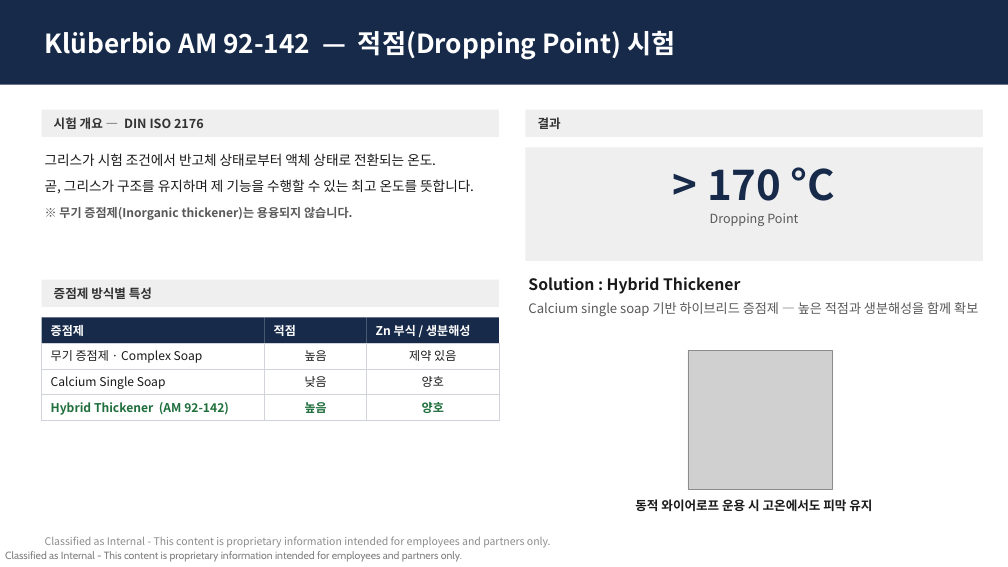
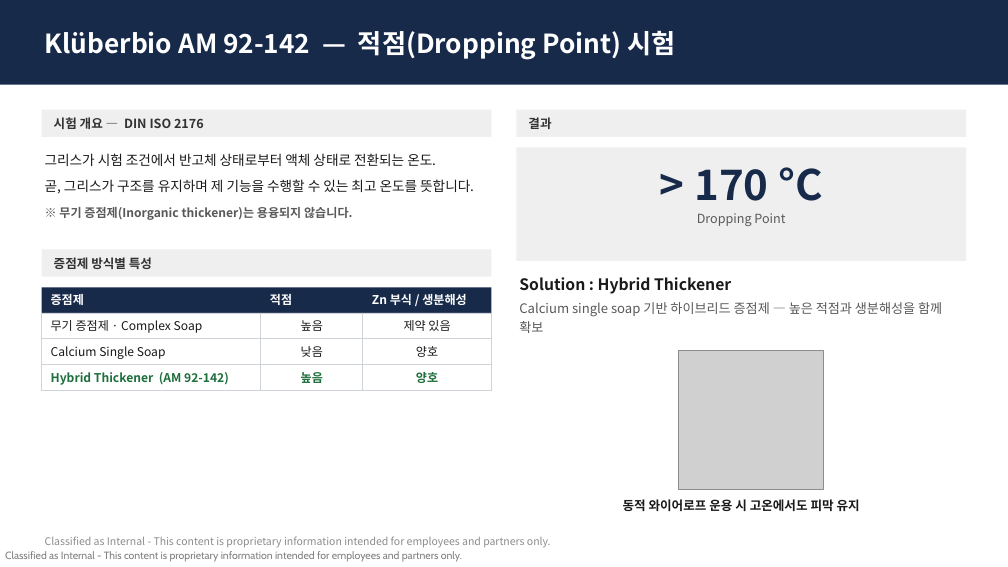
Before and after one commit to dotjdsla-byte/github-test, a slide deck: slide 2 of Kluber_EAL_Grease_simple.pptx. Drawn at 1008x567 pixels with LibreOffice and Linux fonts; fonts in the diff are those of the drawing; grey boxes stand for pictures. Boxes give left, top, right and bottom in pixels: in the first picture for what was removed or moved away, otherwise in the second. Text is boxed around its words. In the diff, an @@ line names an element or a change of style, - is before the commit and + after.

```diff
--- a/Kluber_EAL_Grease_simple.pptx
+++ b/Kluber_EAL_Grease_simple.pptx
@@ rectangle: place and size @@
-rectangle at <box>42,110,499,137</box>
+rectangle at <box>42,110,492,137</box>
@@ rectangle: place and size @@
-rectangle at <box>526,110,983,137</box>
+rectangle at <box>516,110,966,137</box>
@@ text "결과": place and size @@
-text "결과" at <box>538,117,561,129</box>
+text "결과" at <box>528,117,551,129</box>
@@ rectangle: place and size @@
-rectangle at <box>526,147,983,261</box>
+rectangle at <box>516,147,966,261</box>
@@ text "> 170 °C": place and size @@
-text "> 170 °C" at <box>707,167,836,226</box>
+text "> 170 °C" at <box>694,167,823,226</box>
@@ rectangle: place and size @@
-rectangle at <box>42,280,499,307</box>
+rectangle at <box>42,250,492,277</box>
@@ text "증점제 방식별 특성": place and size @@
-text "증점제 방식별 특성" at <box>54,287,152,299</box>
+text "증점제 방식별 특성" at <box>54,257,152,269</box>
@@ rectangle: place and size @@
-rectangle at <box>42,318,265,343</box>
+rectangle at <box>42,287,261,313</box>
@@ text "증점제": place and size @@
-text "증점제" at <box>51,325,84,336</box>
+text "증점제" at <box>51,294,84,305</box>
@@ text "Zn 부식 / 생분해성": place and size @@
-text "Zn 부식 / 생분해성" at <box>376,325,470,336</box>
+text "Zn 부식 / 생분해성" at <box>372,294,466,305</box>
@@ text "Solution : Hybrid Thickener" rewrapped from <box>528,277,978,317</box> to <box>519,277,942,333</box> @@
@@ rectangle: place and size @@
-rectangle at <box>42,343,265,369</box>
+rectangle at <box>42,313,261,339</box>
@@ text "무기 증점제 · Complex Soap": place and size @@
-text "무기 증점제 · Complex Soap" at <box>51,350,203,363</box>
+text "무기 증점제 · Complex Soap" at <box>51,320,203,333</box>
@@ text "제약 있음": place and size @@
-text "제약 있음" at <box>409,350,456,361</box>
+text "제약 있음" at <box>404,320,450,331</box>
@@ rectangle: place and size @@
-rectangle at <box>42,369,265,395</box>
+rectangle at <box>42,339,261,364</box>
@@ text "Calcium Single Soap": place and size @@
-text "Calcium Single Soap" at <box>51,376,166,389</box>
+text "Calcium Single Soap" at <box>51,346,166,359</box>
@@ text "양호": place and size @@
-text "양호" at <box>422,376,444,387</box>
+text "양호" at <box>416,346,438,357</box>
@@ picture: place and size @@
-picture at <box>688,350,833,490</box>
+picture at <box>679,350,823,490</box>
@@ rectangle: place and size @@
-rectangle at <box>42,395,265,420</box>
+rectangle at <box>42,364,261,390</box>
@@ text "Hybrid Thickener (AM 92-142)": place and size @@
-text "Hybrid Thickener (AM 92-142)" at <box>51,402,229,415</box>
+text "Hybrid Thickener (AM 92-142)" at <box>51,372,229,385</box>
@@ 8 rectangles, 4 texts: place and size @@
-8 rectangles, 4 texts at <box>265,318,499,420</box>
+8 rectangles, 4 texts at <box>261,287,492,390</box>
@@ text "양호": place and size @@
-text "양호" at <box>422,402,444,413</box>
+text "양호" at <box>416,372,438,383</box>
@@ text "동적 와이어로프 운용 시 고온에서도 ...": place and size @@
-text "동적 와이어로프 운용 시 고온에서도 ..." at <box>635,499,872,511</box>
+text "동적 와이어로프 운용 시 고온에서도 ..." at <box>623,499,860,511</box>
```
Also in this commit, not shown: 2 other slides changed, 1 other file.
